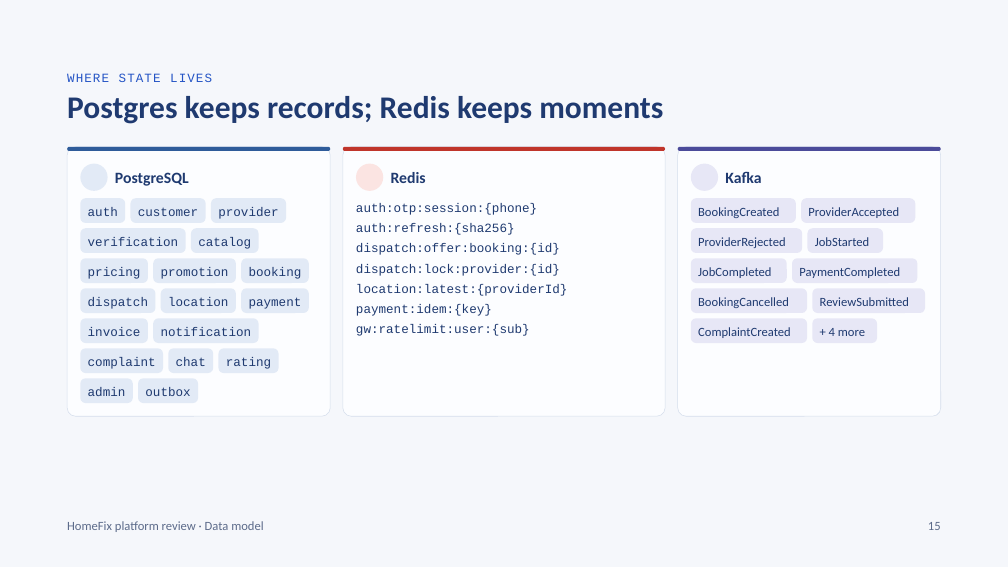
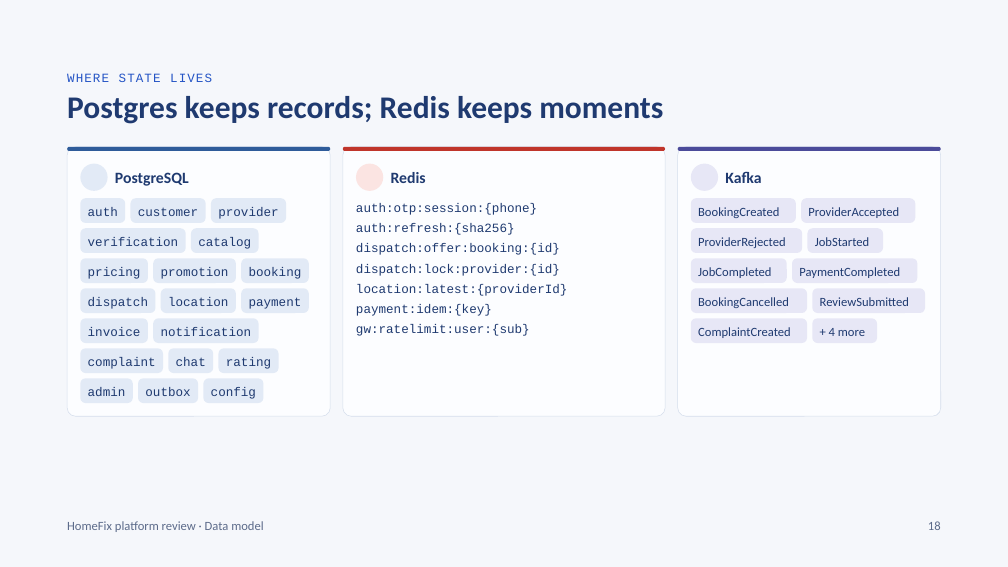
Before and after one commit to KripaGIT009/home-fix, a slide deck: slide 18 of docs/HomeFix_Design_Deck.pptx (slide 15 before the commit). Drawn at 1008x567 pixels with LibreOffice and Linux fonts; fonts in the diff are those of the drawing; background and template pictures are left out. Boxes give left, top, right and bottom in pixels: in the first picture for what was removed or moved away, otherwise in the second. Text is boxed around its words. In the diff, an @@ line names an element or a change of style, - is before the commit and + after.

```diff
--- a/docs/HomeFix_Design_Deck.pptx
+++ b/docs/HomeFix_Design_Deck.pptx
@@ rounded rectangle added at bbox=[203, 378, 263, 403], fill #E2EAF6 @@
@@ text added at bbox=[211, 387, 256, 399], 12 pt, text #1F3A70 @@
+config
@@ text at bbox=[928, 521, 941, 530]: text changed @@
-15
+18
```
Also in this commit, not shown: 26 other slides changed, 7 slides added, 2 slides removed, 8 other files.
